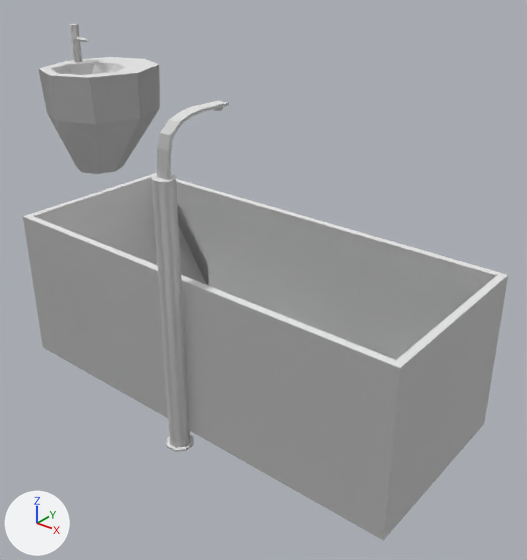
What one commit did to the OBJ model model/872514.obj.
Both versions are drawn from a camera (50 mm lens) standing at (222.0, -810.0, 211.0) and looking at (70.0, -620.0, 93.0). Every picture has the same lights, and +X, +Y and +Z are marked at lower left. Where no turn or scale is listed for an object, it has been applied to the vertices.

In view in the first picture: 'lavandino', 'vasca001'.
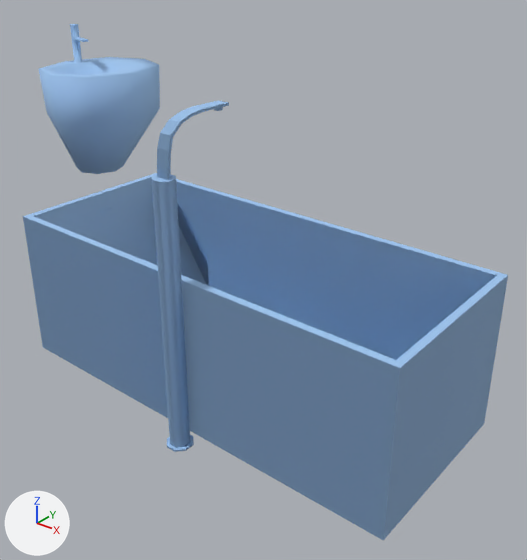
Patch to the scene script:
```diff
--- a/model/872514.obj.py
+++ b/model/872514.obj.py
@@ mat_wire_088144225 @@
 mat_wire_088144225 = principled_material('wire_088144225')
-mat_wire_088144225.base_color = (0.8, 0.8, 0.8)  # white #e7e7e7
+mat_wire_088144225.base_color = (0.345, 0.565, 0.882)  # blue #9fc6f1
 mat_wire_088144225.roughness = 1.0
@@ me_lavandino @@
 # used by ob_lavandino; location = (0.0, 0.0, 0.0)
-me_lavandino.from_pydata(...)  # 320 vertices, 320 faces; spans x -84.3..-33.4, y -610.9..-553.7, z 100.7..168.4
+me_lavandino.from_pydata(...)  # 302 vertices, 299 faces; spans x -84.3..-33.4, y -610.9..-553.7, z 100.7..168.4
+# me_lavandino part 1
+# 19 vertices are removed from x -75.8..-66.7, y -582.9..-580.4, z 161.5..168.4
+# 86 faces are deleted
+# 1 vertex is added at (-77.8, -579.9, 168.4)
+# 65 new faces join them
 me_lavandino.materials.append(mat_wire_088144225)
```

Where the change shows, as pixel boxes [x1, y1, x2, y2] in the pictures (527 x 560 px; the box of a moved part takes in the faces that stretch with it):
'vasca001', recoloured (white to blue): [23, 101, 508, 540] in both
'lavandino', recoloured (white to blue): [39, 24, 160, 174] in both
part 1 of me_lavandino, moved or reshaped: [70, 24, 88, 42] in both
